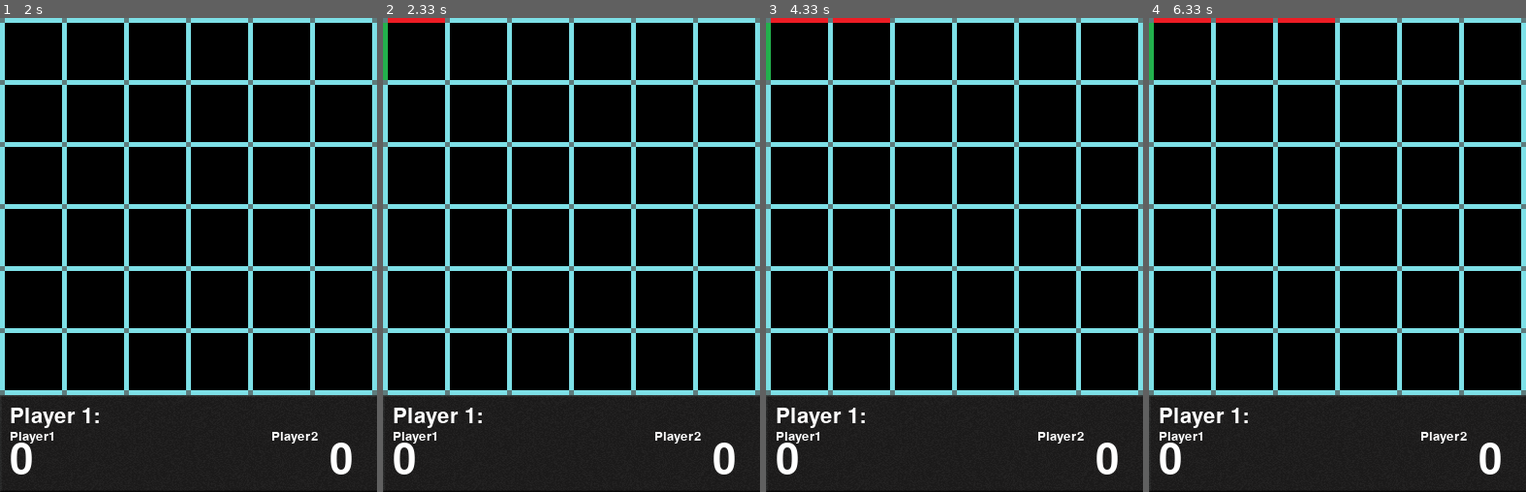
Above: before the commit, frames 1-4 (left to right).
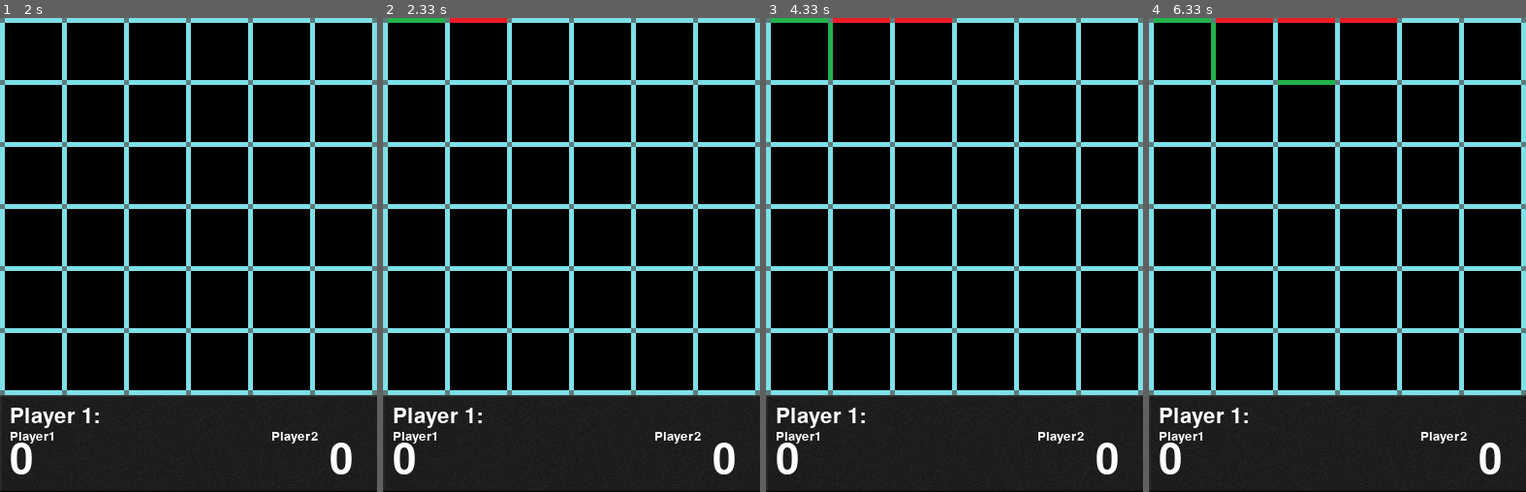
Above: after the commit, the same moments.

Repository: nediamond/dotsandboxes-ai
Game: pygame game, started from file1.GUI.py
Same seed, same stepped clock (60 frames per second), same inputs: the game is played once before the commit and once after it. The source is Python 2; it was converted automatically to run under Python 3.
Inputs:
- Up to frame 1 (2 s): no input
- Up to frame 2 (2.33 s): no input
- Up to frame 3 (4.33 s): no input
- Up to frame 4 (6.33 s): no input

Frame 1 is identical in both runs. In frame 2, 0.5% of the frame differs, in the area x 0-33%, y 0-14%; in frame 3, 0.6%; in frame 4, 0.8%, in the area x 0-66%, y 0-15%.

Commit message:
beating naive implementation

Diff:
--- a/file1.GUI.py
+++ b/file1.GUI.py
@@ -321,8 +321,12 @@
 
 
     def minimax(self):
-
-        return [0,0,0];
+        temp_h=self.boardh
+        temp_v=self.boardv
+        pos_moves = self.list_possible_moves(temp_h,temp_v);
+        ratings = map(lambda move: self.evaluate(move, temp_h, temp_v), pos_moves)
+
+        return pos_moves[ratings.index(max(ratings))]
     '''
     Chenge the alpha beta pruning function to return the optimal move .
     '''
@@ -330,13 +334,58 @@
         return [0,0,0];
 
     '''
-    Write down you own evaluationstrategy in the evaluation function
-    '''
-
-
-
-    def evaluate(self):
-         return 0
+    Write down you own evaluation strategy in the evaluation function
+
+    +2 for each new completed square
+    +1 for each new half completed square
+    -2 for each new 3/4 completed square
+    '''
+    def _evaluate(self, numsides):
+        if numsides == 4: return 2
+        if numsides == 2: return 1
+        if numsides == 3: return -2
+        if numsides == 1: return 0
+
+    def evaluate(self, move,state_h,state_v):
+        x = move[0]
+        y = move[1]
+        if move[2]==0: # Vertical, need to check top and bottom squares
+            left_square = 1
+            if y > 0 and x < len(state_h)-1 :
+                left_square += state_h[x][y-1] + state_h[x+1][y-1] + state_v[x][y-1]
+            elif y > 0:
+                left_square += state_h[x][y-1] + state_v[x][y-1]
+
+            right_square = 1
+            if (x < len(state_h) and y < len(state_h) and
+                x < len(state_v) and y < len(state_v)):
+                right_square += state_h[x][y]
+                if x < len(state_h)-1:
+                    right_square += state_h[x+1][y]
+                if y < len(state_v)-1:
+                    right_square += state_v[x][y+1]
+
+            return self._evaluate(left_square) + self._evaluate(right_square)
+
+        elif move[2]==1:
+            top_square = 1
+            if x > 0 and y < len(state_v)-1:
+                top_square += state_h[x-1][y] + state_v[x-1][y] + state_v[x-1][y+1]
+            elif x > 0:
+                top_square += state_h[x-1][y] + state_v[x-1][y]
+
+            bottom_square = 1
+            if (x < len(state_h) and y < len(state_h) and
+                x < len(state_v) and y < len(state_v)):
+                bottom_square += state_v[x][y]
+                if x < len(state_h)-1:
+                    bottom_square += state_h[x+1][y]
+                if y < len(state_v)-1:
+                    bottom_square += state_v[x][y+1]
+
+            return self._evaluate(top_square) + self._evaluate(bottom_square)
+
+        raise Exception("Unexpected Orientation Value When Evaluating Move")
 
 bg=BoxesandGridsGame();
 while (bg.game_ends(bg.boardh,bg.boardv)==False):
@@ -345,4 +394,4 @@
     print 'Player2:score',bg.score_player2;
     time.sleep(2)
 time.sleep(10)
-pygame.quir()
+pygame.quit()
